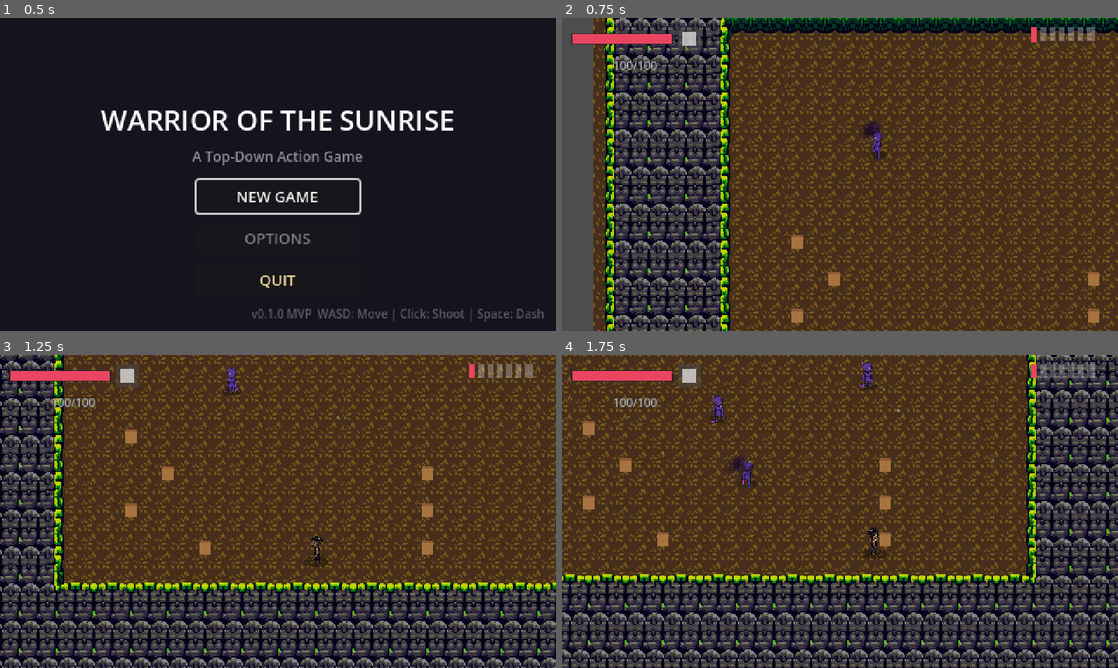
Above: before the commit, frames 1-4 (two rows, left to right).
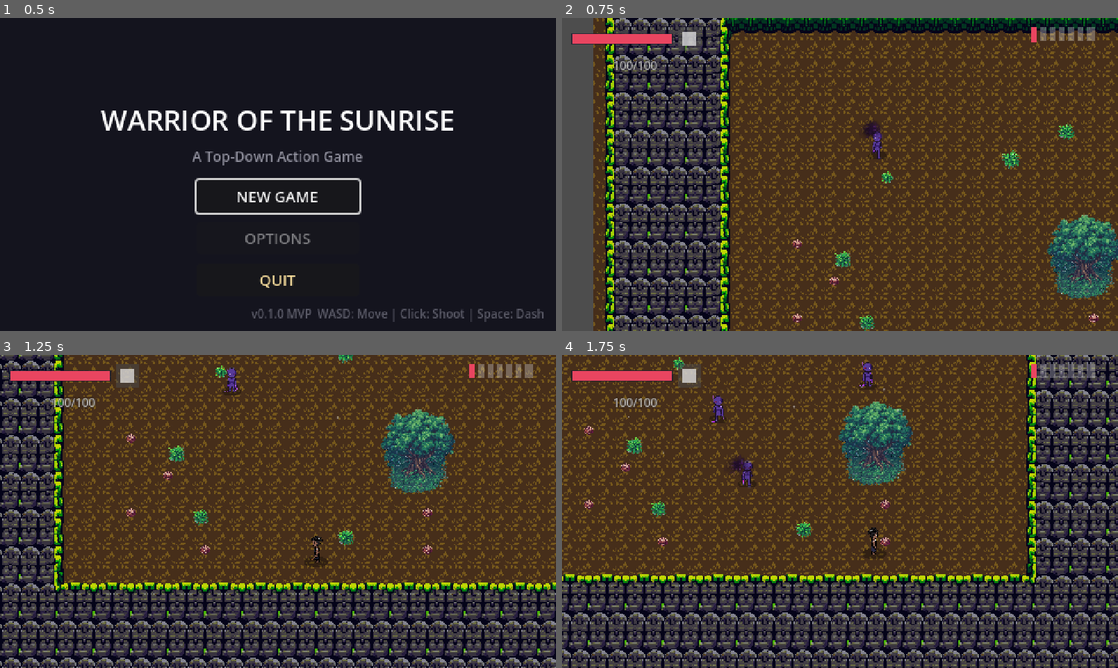
Above: after the commit, the same moments.

Repository: malfizhseki24/TopDownShooter
Game: Godot game, scene res://scenes/ui/main_menu.tscn
Same seed, same stepped clock (60 frames per second), same inputs: the game is played once before the commit and once after it.
Inputs (mouse positions are in pixels of both pictures, inside the frame that each line leads up to):
- Up to frame 1 (0.5 s): no input
- Up to frame 2 (0.75 s): click "NEW GAME" at 0.5 s
- Up to frame 3 (1.25 s): no input
- Up to frame 4 (1.75 s): move the mouse to (962, 495) at 1.27 s; hold D (move_right) from 1.28 s (still down); hold E (interact) from 1.28 s (still down)

Frame 1 is identical in both runs. In frame 2, 3.4% of the frame differs, in the area x 41-100%, y 33-100%; in frame 3, 3.5%, in the area x 22-82%, y 0-64%; in frame 4, 3.5%.

Commit message:
feat: Add Papuan jungle vegetation and pixel art destructibles
- Add vegetation system with trees and fern bushes for jungle atmosphere
- Add 4 vegetation types: sago palm, rainforest tree, mangrove, fern bush
- Fern bushes spawn more frequently and smaller than trees
- Mangrove excluded from stage 1 (deep forest setting)
- Replace destructible placeholders with pixel art assets
- Add destructible sprites: ancient pot, bone totem, corrupted root, shadow pillar
- Remove unused base_stage.tscn and test_stage_generator.tscn

Co-Authored-By: Claude Opus 4.6 <noreply@anthropic.com>

Diff:
--- a/scenes/interactables/ancient_pot.tscn
+++ b/scenes/interactables/ancient_pot.tscn
@@ -1,37 +1,30 @@
-[gd_scene load_steps=3 format=3 uid="uid://ancient_pot_001"]
+[gd_scene load_steps=4 format=3 uid="uid://ancient_pot_001"]
 
 [ext_resource type="Script" path="res://scripts/interactables/base_destructible.gd" id="1_script"]
+[ext_resource type="Texture2D" path="res://assets/sprites/interactables/destructibles/ancient_pot.png" id="2_sprite"]
 
 [sub_resource type="RectangleShape2D" id="RectangleShape2D_col"]
-size = Vector2(10, 10)
+size = Vector2(8, 8)
 
 [node name="AncientPot" type="StaticBody2D"]
 collision_layer = 32
 collision_mask = 0
 script = ExtResource("1_script")
 max_hp = 1
-destructible_type = "ancient_pot"
+destructible_type = "pot"
 break_vfx = "hit_spark"
 
-[node name="Shadow" type="Polygon2D" parent="."]
+[node name="Shadow" type="Sprite2D" parent="."]
 z_index = -1
-position = Vector2(0, 3)
-color = Color(0, 0, 0, 0.2)
-polygon = PackedVector2Array(-5, -2, -3, -4, 3, -4, 5, -2, 5, 1, 3, 3, -3, 3, -5, 1)
+position = Vector2(0, 2)
+scale = Vector2(0.15, 0.08)
+modulate = Color(0, 0, 0, 0.3)
+texture = ExtResource("2_sprite")
 
-[node name="Body" type="ColorRect" parent="."]
-offset_left = -5.0
-offset_top = -6.0
-offset_right = 5.0
-offset_bottom = 4.0
-color = Color(0.65, 0.45, 0.25, 1)
-
-[node name="Rim" type="ColorRect" parent="."]
-offset_left = -5.0
-offset_top = -8.0
-offset_right = 5.0
-offset_bottom = -6.0
-color = Color(0.55, 0.35, 0.2, 1)
+[node name="Sprite" type="Sprite2D" parent="."]
+scale = Vector2(0.25, 0.25)
+texture = ExtResource("2_sprite")
 
 [node name="CollisionShape2D" type="CollisionShape2D" parent="."]
+position = Vector2(0, 1)
 shape = SubResource("RectangleShape2D_col")
--- a/scenes/interactables/bone_totem.tscn
+++ b/scenes/interactables/bone_totem.tscn
@@ -1,51 +1,30 @@
-[gd_scene load_steps=3 format=3 uid="uid://bone_totem_001"]
+[gd_scene load_steps=4 format=3 uid="uid://bone_totem_001"]
 
 [ext_resource type="Script" path="res://scripts/interactables/base_destructible.gd" id="1_script"]
+[ext_resource type="Texture2D" path="res://assets/sprites/interactables/destructibles/bone_totem.png" id="2_sprite"]
 
 [sub_resource type="RectangleShape2D" id="RectangleShape2D_col"]
-size = Vector2(10, 12)
+size = Vector2(8, 10)
 
 [node name="BoneTotem" type="StaticBody2D"]
 collision_layer = 32
 collision_mask = 0
 script = ExtResource("1_script")
 max_hp = 2
-destructible_type = "bone_totem"
+destructible_type = "bone"
 break_vfx = "hit_spark"
 
-[node name="Shadow" type="Polygon2D" parent="."]
+[node name="Shadow" type="Sprite2D" parent="."]
 z_index = -1
-position = Vector2(0, 4)
-color = Color(0, 0, 0, 0.2)
-polygon = PackedVector2Array(-6, -2, -4, -4, 4, -4, 6, -2, 6, 1, 4, 3, -4, 3, -6, 1)
+position = Vector2(0, 3)
+scale = Vector2(0.15, 0.08)
+modulate = Color(0, 0, 0, 0.3)
+texture = ExtResource("2_sprite")
 
-[node name="Stake" type="ColorRect" parent="."]
-offset_left = -2.0
-offset_top = -4.0
-offset_right = 2.0
-offset_bottom = 6.0
-color = Color(0.4, 0.3, 0.2, 1)
-
-[node name="Skull" type="ColorRect" parent="."]
-offset_left = -4.0
-offset_top = -12.0
-offset_right = 4.0
-offset_bottom = -4.0
-color = Color(0.85, 0.8, 0.7, 1)
-
-[node name="Eyes" type="ColorRect" parent="."]
-offset_left = -3.0
-offset_top = -10.0
-offset_right = 3.0
-offset_bottom = -7.0
-color = Color(0.1, 0.1, 0.1, 1)
-
-[node name="Feather" type="ColorRect" parent="."]
-offset_left = 3.0
-offset_top = -14.0
-offset_right = 5.0
-offset_bottom = -8.0
-color = Color(0.8, 0.3, 0.2, 1)
+[node name="Sprite" type="Sprite2D" parent="."]
+scale = Vector2(0.25, 0.25)
+texture = ExtResource("2_sprite")
 
 [node name="CollisionShape2D" type="CollisionShape2D" parent="."]
+position = Vector2(0, 1)
 shape = SubResource("RectangleShape2D_col")
--- a/scenes/interactables/corrupted_root.tscn
+++ b/scenes/interactables/corrupted_root.tscn
@@ -1,44 +1,30 @@
-[gd_scene load_steps=3 format=3 uid="uid://corrupted_root_001"]
+[gd_scene load_steps=4 format=3 uid="uid://corrupted_root_001"]
 
 [ext_resource type="Script" path="res://scripts/interactables/base_destructible.gd" id="1_script"]
+[ext_resource type="Texture2D" path="res://assets/sprites/interactables/destructibles/corrupted_root.png" id="2_sprite"]
 
 [sub_resource type="RectangleShape2D" id="RectangleShape2D_col"]
-size = Vector2(12, 8)
+size = Vector2(8, 6)
 
 [node name="CorruptedRoot" type="StaticBody2D"]
 collision_layer = 32
 collision_mask = 0
 script = ExtResource("1_script")
 max_hp = 1
-destructible_type = "corrupted_root"
+destructible_type = "wood"
 break_vfx = "hit_spark"
 
-[node name="Shadow" type="Polygon2D" parent="."]
+[node name="Shadow" type="Sprite2D" parent="."]
 z_index = -1
 position = Vector2(0, 2)
-color = Color(0, 0, 0, 0.15)
-polygon = PackedVector2Array(-7, -2, -4, -4, 4, -4, 7, -2, 7, 1, 4, 3, -4, 3, -7, 1)
+scale = Vector2(0.15, 0.08)
+modulate = Color(0, 0, 0, 0.3)
+texture = ExtResource("2_sprite")
 
-[node name="RootLeft" type="ColorRect" parent="."]
-offset_left = -7.0
-offset_top = -3.0
-offset_right = -2.0
-offset_bottom = 2.0
-color = Color(0.25, 0.15, 0.1, 1)
-
-[node name="RootRight" type="ColorRect" parent="."]
-offset_left = 1.0
-offset_top = -4.0
-offset_right = 6.0
-offset_bottom = 1.0
-color = Color(0.3, 0.18, 0.12, 1)
-
-[node name="Leaves" type="ColorRect" parent="."]
-offset_left = -3.0
-offset_top = -6.0
-offset_right = 2.0
-offset_bottom = -3.0
-color = Color(0.2, 0.5, 0.15, 0.8)
+[node name="Sprite" type="Sprite2D" parent="."]
+scale = Vector2(0.25, 0.25)
+texture = ExtResource("2_sprite")
 
 [node name="CollisionShape2D" type="CollisionShape2D" parent="."]
+position = Vector2(0, 1)
 shape = SubResource("RectangleShape2D_col")
--- /dev/null
+++ b/scenes/interactables/fern_bush.tscn
@@ -0,0 +1,16 @@
+[gd_scene load_steps=2 format=3 uid="uid://fern_bush_001"]
+
+[ext_resource type="Texture2D" path="res://assets/sprites/interactables/vegetation/fern_bush.png" id="1_sprite"]
+
+[node name="FernBush" type="Node2D"]
+
+[node name="Shadow" type="Sprite2D" parent="."]
+z_index = -1
+position = Vector2(0, 2)
+scale = Vector2(0.2, 0.1)
+modulate = Color(0, 0, 0, 0.2)
+texture = ExtResource("1_sprite")
+
+[node name="Sprite" type="Sprite2D" parent="."]
+scale = Vector2(0.35, 0.35)
+texture = ExtResource("1_sprite")
--- /dev/null
+++ b/scenes/interactables/mangrove.tscn
@@ -0,0 +1,17 @@
+[gd_scene load_steps=2 format=3 uid="uid://mangrove_001"]
+
+[ext_resource type="Texture2D" path="res://assets/sprites/interactables/vegetation/mangrove.png" id="1_sprite"]
+
+[node name="Mangrove" type="Node2D"]
+z_index = 1
+
+[node name="Shadow" type="Sprite2D" parent="."]
+z_index = -1
+position = Vector2(0, 4)
+scale = Vector2(0.2, 0.1)
+modulate = Color(0, 0, 0, 0.25)
+texture = ExtResource("1_sprite")
+
+[node name="Sprite" type="Sprite2D" parent="."]
+scale = Vector2(0.3, 0.3)
+texture = ExtResource("1_sprite")
--- /dev/null
+++ b/scenes/interactables/rainforest_tree.tscn
@@ -0,0 +1,17 @@
+[gd_scene load_steps=2 format=3 uid="uid://rainforest_tree_001"]
+
+[ext_resource type="Texture2D" path="res://assets/sprites/interactables/vegetation/rainforest_tree.png" id="1_sprite"]
+
+[node name="RainforestTree" type="Node2D"]
+z_index = 1
+
+[node name="Shadow" type="Sprite2D" parent="."]
+z_index = -1
+position = Vector2(0, 5)
+scale = Vector2(0.25, 0.12)
+modulate = Color(0, 0, 0, 0.25)
+texture = ExtResource("1_sprite")
+
+[node name="Sprite" type="Sprite2D" parent="."]
+scale = Vector2(0.35, 0.35)
+texture = ExtResource("1_sprite")
--- /dev/null
+++ b/scenes/interactables/sago_palm.tscn
@@ -0,0 +1,17 @@
+[gd_scene load_steps=2 format=3 uid="uid://sago_palm_001"]
+
+[ext_resource type="Texture2D" path="res://assets/sprites/interactables/vegetation/sago_palm.png" id="1_sprite"]
+
+[node name="SagoPalm" type="Node2D"]
+z_index = 1
+
+[node name="Shadow" type="Sprite2D" parent="."]
+z_index = -1
+position = Vector2(0, 4)
+scale = Vector2(0.2, 0.1)
+modulate = Color(0, 0, 0, 0.25)
+texture = ExtResource("1_sprite")
+
+[node name="Sprite" type="Sprite2D" parent="."]
+scale = Vector2(0.3, 0.3)
+texture = ExtResource("1_sprite")
--- a/scenes/interactables/shadow_pillar.tscn
+++ b/scenes/interactables/shadow_pillar.tscn
@@ -1,44 +1,30 @@
-[gd_scene load_steps=3 format=3 uid="uid://shadow_pillar_001"]
+[gd_scene load_steps=4 format=3 uid="uid://shadow_pillar_001"]
 
 [ext_resource type="Script" path="res://scripts/interactables/base_destructible.gd" id="1_script"]
+[ext_resource type="Texture2D" path="res://assets/sprites/interactables/destructibles/shadow_pillar.png" id="2_sprite"]
 
 [sub_resource type="RectangleShape2D" id="RectangleShape2D_col"]
-size = Vector2(14, 14)
+size = Vector2(8, 10)
 
 [node name="ShadowPillar" type="StaticBody2D"]
 collision_layer = 40
 collision_mask = 0
 script = ExtResource("1_script")
 max_hp = 3
-destructible_type = "shadow_pillar"
+destructible_type = "crystal"
 break_vfx = "hit_spark"
 
-[node name="Shadow" type="Polygon2D" parent="."]
+[node name="Shadow" type="Sprite2D" parent="."]
 z_index = -1
-position = Vector2(0, 4)
-color = Color(0, 0, 0, 0.25)
-polygon = PackedVector2Array(-8, -3, -6, -5, 0, -6, 6, -5, 8, -3, 8, 1, 6, 3, 0, 4, -6, 3, -8, 1)
+position = Vector2(0, 3)
+scale = Vector2(0.15, 0.08)
+modulate = Color(0, 0, 0, 0.3)
+texture = ExtResource("2_sprite")
 
-[node name="Base" type="ColorRect" parent="."]
-offset_left = -7.0
-offset_top = -2.0
-offset_right = 7.0
-offset_bottom = 6.0
-color = Color(0.15, 0.1, 0.2, 1)
-
-[node name="Pillar" type="ColorRect" parent="."]
-offset_left = -5.0
-offset_top = -14.0
-offset_right = 5.0
-offset_bottom = -2.0
-color = Color(0.2, 0.12, 0.3, 1)
-
-[node name="Crystal" type="ColorRect" parent="."]
-offset_left = -3.0
-offset_top = -18.0
-offset_right = 3.0
-offset_bottom = -14.0
-color = Color(0.5, 0.2, 0.7, 0.9)
+[node name="Sprite" type="Sprite2D" parent="."]
+scale = Vector2(0.25, 0.25)
+texture = ExtResource("2_sprite")
 
 [node name="CollisionShape2D" type="CollisionShape2D" parent="."]
+position = Vector2(0, 1)
 shape = SubResource("RectangleShape2D_col")
--- a/scenes/stage/base_stage.tscn
+++ /dev/null
@@ -1,20 +0,0 @@
-[gd_scene format=3 uid="uid://cvfgp4bq7d30w"]
-
-[ext_resource type="Script" path="res://scripts/stage/stage_generator.gd" id="1_generator"]
-[ext_resource type="Resource" path="res://resources/stage_configs/default_stage.tres" id="2_config"]
-
-[node name="BaseStage" type="Node2D" unique_id=2053387031]
-
-[node name="StageGenerator" type="Node" parent="." unique_id=1650542712]
-script = ExtResource("1_generator")
-config = ExtResource("2_config")
-
-[node name="TileLayer" type="TileMapLayer" parent="StageGenerator" unique_id=73012859]
-
-[node name="Entities" type="Node2D" parent="." unique_id=2086849773]
-z_index = 1
-y_sort_enabled = true
-
-[node name="Player" type="Node2D" parent="Entities" unique_id=916544218]
-
-[node name="Enemies" type="Node2D" parent="Entities" unique_id=29776177]
--- a/scripts/stage/room_manager.gd
+++ b/scripts/stage/room_manager.gd
@@ -54,6 +54,9 @@
 
 ## Destructible scenes by type
 var destructible_scenes: Dictionary = {}
+
+## Vegetation scenes (decorative, no collision)
+var vegetation_scenes: Dictionary = {}
 
 
 func _ready() -> void:
@@ -94,6 +97,18 @@
 		if ResourceLoader.exists(path):
 			destructible_scenes[key] = load(path)
 
+	# Load vegetation scenes (decorative trees and bushes)
+	var _vegetation_paths := {
+		"sago_palm": "res://scenes/interactables/sago_palm.tscn",
+		"rainforest_tree": "res://scenes/interactables/rainforest_tree.tscn",
+		"mangrove": "res://scenes/interactables/mangrove.tscn",
+		"fern_bush": "res://scenes/interactables/fern_bush.tscn",
+	}
+	for key in _vegetation_paths:
+		var path: String = _vegetation_paths[key]
+		if ResourceLoader.exists(path):
+			vegetation_scenes[key] = load(path)
+
 
 func _connect_signals() -> void:
 	EventBus.enemy_died.connect(_on_enemy_died)
@@ -153,6 +168,9 @@
 
 	# Spawn obstacles at O marker positions (all room types)
 	_spawn_obstacles()
+
+	# Spawn decorative vegetation (all room types)
+	_spawn_vegetation()
 
 	# Setup room based on type
 	match current_room_type:
@@ -445,3 +463,53 @@
 
 func set_interactables_node(node: Node2D) -> void:
 	interactables_node = node
+
+
+## Spawn decorative vegetation in rooms to create jungle atmosphere
+func _spawn_vegetation() -> void:
+	if vegetation_scenes.is_empty():
+		return
+
+	# Tree types (no mangrove - stage 1 is deep forest, not near water)
+	var tree_types := ["sago_palm", "rainforest_tree"]
+
+	# Spawn 2-3 trees per room
+	var tree_count := 2 + (randi() % 2)
+	for i in range(tree_count):
+		var pick: String = tree_types[randi() % tree_types.size()]
+		var scene: PackedScene = vegetation_scenes.get(pick)
+		if scene == null:
+			continue
+
+		var pos := _get_random_vegetation_position()
+		var obj := scene.instantiate() as Node2D
+		obj.global_position = pos
+		obj.scale = Vector2(0.2, 0.2) * randf_range(0.8, 1.2)
+
+		if interactables_node:
+			interactables_node.add_child(obj)
+
+	# Spawn 4-6 fern bushes (smaller but more numerous)
+	var fern_scene: PackedScene = vegetation_scenes.get("fern_bush")
+	if fern_scene:
+		var fern_count := 4 + (randi() % 3)
+		for i in range(fern_count):
+			var pos := _get_random_vegetation_position()
+			var obj := fern_scene.instantiate() as Node2D
+			obj.global_position = pos
+			# Fern bushes are 80% smaller than trees
+			obj.scale = Vector2(0.04, 0.04) * randf_range(0.8, 1.2)
+
+			if interactables_node:
+				interactables_node.add_child(obj)
+
+		print("RoomManager: Spawned %d trees and %d fern bushes" % [tree_count, 4 + (randi() % 3)])
+
+
+## Get random position for vegetation (avoid center combat area)
+func _get_random_vegetation_position() -> Vector2:
+	var angle := randf() * TAU
+	var dist := 80.0 + randf() * 60.0  # 80-140 pixels from center
+	var pos := Vector2(240, 200) + Vector2(cos(angle), sin(angle)) * dist
+	pos += Vector2(randf_range(-20, 20), randf_range(-20, 20))
+	return pos
--- a/tests/test_stage_generator.tscn
+++ /dev/null
@@ -1,37 +0,0 @@
-[gd_scene format=3 uid="uid://b5wwgnb5kdqs4"]
-
-[ext_resource type="Script" path="res://tests/test_stage_generator.gd" id="1_test"]
-[ext_resource type="PackedScene" uid="uid://cvfgp4bq7d30w" path="res://scenes/stage/base_stage.tscn" id="2_stage"]
-
-[node name="TestStageGenerator" type="Node2D" unique_id=1516224133]
-script = ExtResource("1_test")
-
-[node name="Stage" parent="." unique_id=1403243788 instance=ExtResource("2_stage")]
-
-[node name="Camera2D" type="Camera2D" parent="." unique_id=293659633]
-position = Vector2(800, 450)
-zoom = Vector2(0.5, 0.5)
-
-[node name="UI" type="CanvasLayer" parent="." unique_id=63417076]
-
-[node name="InfoLabel" type="Label" parent="UI" unique_id=1948053771]
-offset_left = 10.0
-offset_top = 10.0
-offset_right = 400.0
-offset_bottom = 150.0
-text = "Stage Generator Test
-
-Controls:
-[R] - Regenerate stage
-[S] - Print seed info
-[Space] - Toggle camera follow
-
-Seed will be printed to console"
-horizontal_alignment = 1
-
-[node name="SeedLabel" type="Label" parent="UI" unique_id=446278415]
-offset_left = 10.0
-offset_top = 170.0
-offset_right = 400.0
-offset_bottom = 200.0
-text = "Seed: -"
Binary file added: assets/sprites/interactables/destructibles/ancient_pot.png
Binary file added: assets/sprites/interactables/destructibles/bone_totem.png
Binary file added: assets/sprites/interactables/destructibles/corrupted_root.png
Binary file added: assets/sprites/interactables/destructibles/shadow_pillar.png
Binary file added: assets/sprites/interactables/vegetation/fern_bush.png
Binary file added: assets/sprites/interactables/vegetation/mangrove.png
Binary file added: assets/sprites/interactables/vegetation/rainforest_tree.png
Binary file added: assets/sprites/interactables/vegetation/sago_palm.png
